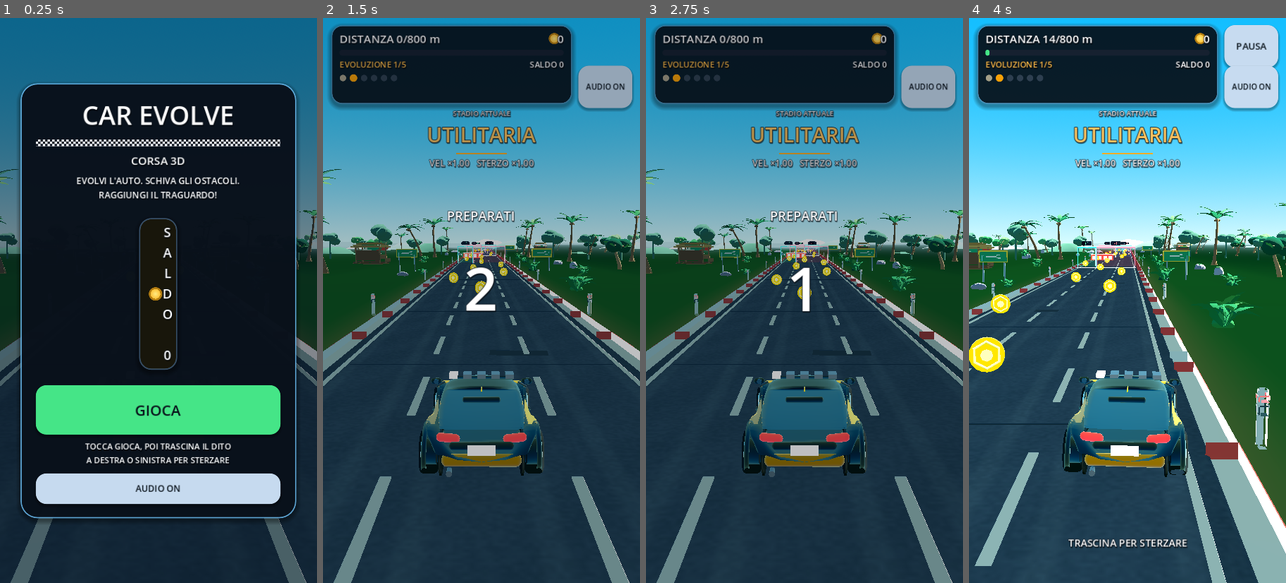
Above: before the commit, frames 1-4 (left to right).
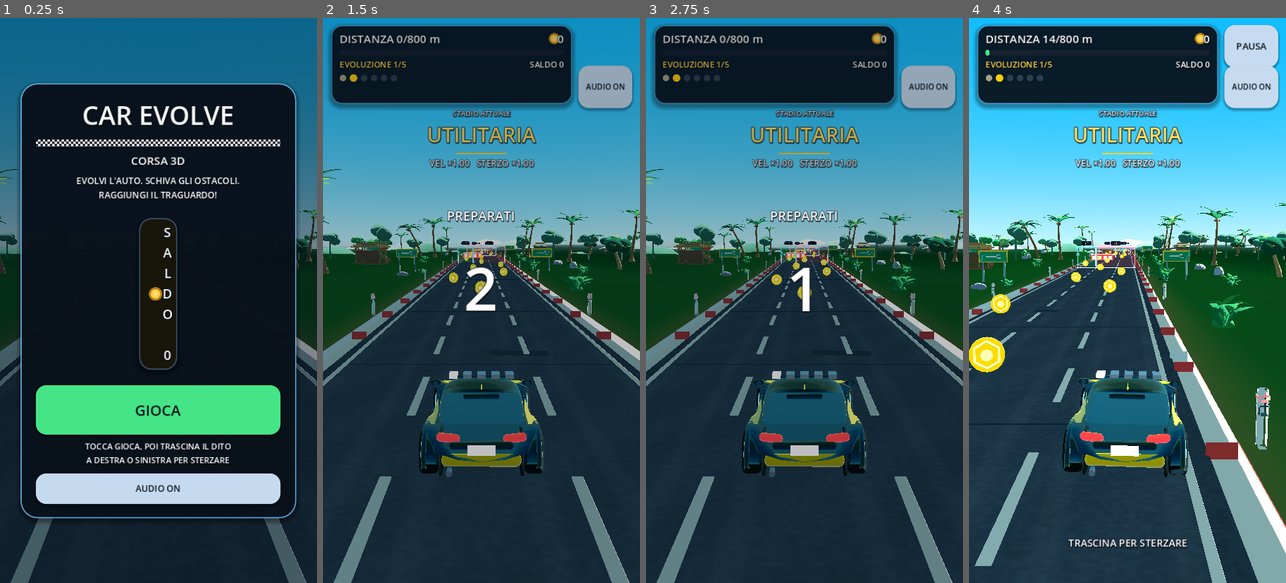
Above: after the commit, the same moments.

Repository: wraixxfn-create/GiocoMobile
Game: Godot game, scene res://scenes/Main.tscn
Two runs of this game, one before a commit and one after it. Both use one fixed random seed, a clock stepped at 60 frames per second and the inputs below.
Inputs (mouse positions are in pixels of both pictures, inside the frame that each line leads up to):
- Up to frame 1 (0.25 s): no input
- Up to frame 2 (1.5 s): click "GIOCA" at 0.5 s; click "AUDIO ON" at 1.25 s
- Up to frame 3 (2.75 s): tap Enter at 2 s; move the mouse to (874, 272) at 2.02 s; hold Right (ui_right) from 2.03 s (still down); tap 1 at 2.1 s; click (874, 272) at 2.17 s
- Up to frame 4 (4 s): release Right (ui_right) at 2.75 s; drag from (1064, 328) to (1111, 413) at 2.77 s; move the mouse to (1159, 176) at 3.52 s; hold Right (ui_right) from 3.53 s (still down); tap 3 at 3.6 s

The runs differ from the first frame. In frame 2, 1.1% of the frame differs, in the area x 8-100%, y 10-78%; in frame 3, 1.1%; in frame 4, 2.2%, in the area x 5-97%, y 7-80%.

Commit message:
art: vernice gialla piena, vetri scuri, ombra a split singolo, cielo e asfalto più neutri
Co-authored-by: arena-agent <297053741+arena-agent@users.noreply.github.com>

Diff:
--- a/scripts/core/GameConfig.gd
+++ b/scripts/core/GameConfig.gd
@@ -37,7 +37,7 @@
 ## Colore della carrozzeria per ogni livello (indice = livello).
 const EVOLUTION_COLORS: Array[Color] = [
 	Color(0.64, 0.62, 0.53),
-	Color(0.97, 0.63, 0.03),
+	Color(1.00, 0.80, 0.06),
 	Color(1.00, 0.47, 0.09),
 	Color(0.30, 0.87, 0.38),
 	Color(0.10, 0.72, 0.96),
--- a/scripts/core/MaterialFactory.gd
+++ b/scripts/core/MaterialFactory.gd
@@ -522,10 +522,10 @@
 			var color := base
 			# Bordo carreggiata più scuro (grasso e polvere).
 			var edge_weight := smoothstep(0.085, 0.0, minf(u, 1.0 - u))
-			color = color.lerp(edge, edge_weight * 0.55)
+			color = color.lerp(edge, edge_weight * 0.45)
 			for track in tracks:
 				var distance := absf(u - track)
-				color = color.lerp(wear, smoothstep(0.030, 0.010, distance) * 0.6)
+				color = color.lerp(wear, smoothstep(0.030, 0.010, distance) * 0.42)
 			# Grana fine e macchie larghe: due frequenze, deterministiche.
 			var grain := rng.randf_range(-0.022, 0.022)
 			var blotch := sin(u * 21.0 + float(y) * 0.09) * 0.008
--- a/scripts/player/CarModelBuilder.gd
+++ b/scripts/player/CarModelBuilder.gd
@@ -123,7 +123,7 @@
 			Vector2(0.32, 0.98), Vector2(0.55, 0.99), Vector2(0.80, 1.03),
 			Vector2(0.93, 0.98), Vector2(1.00, 0.82),
 		],
-		"glass_span": Vector2(0.25, 0.87),
+		"glass_span": Vector2(0.30, 0.80),
 		"roof_range": Vector2(0.24, 0.80),
 		"glass_top": [
 			Vector2(0.00, 0.68), Vector2(0.16, 0.93), Vector2(0.30, 0.99),
@@ -903,7 +903,7 @@
 		# Vetro scuro, non uno specchio azzurro: con riflesso pieno il lunotto
 		# posteriore diventava la superficie più grande e più chiara dell'auto.
 		"glass": MaterialFactory.stage_material(
-			profile.level, "glass", profile.glass_color, 0.30, 0.22
+			profile.level, "glass", profile.glass_color.darkened(0.30), 0.38, 0.10
 		),
 		"rim": MaterialFactory.stage_material(
 			profile.level, "rim", profile.rim_color, 0.20, 0.80
--- a/scripts/scenery/SceneryPalette.gd
+++ b/scripts/scenery/SceneryPalette.gd
@@ -20,17 +20,17 @@
 # ------------------------------------------------------------------ Cielo ---
 
 const SKY_TOP := Color(0.13, 0.53, 0.82)
-const SKY_HORIZON := Color(0.70, 0.87, 0.90)
-const SKY_GROUND := Color(0.40, 0.58, 0.48)
+const SKY_HORIZON := Color(0.62, 0.83, 0.88)
+const SKY_GROUND := Color(0.30, 0.46, 0.38)
 const SUN_COLOR := Color(1.0, 0.95, 0.84)
 const AMBIENT_COLOR := Color(0.78, 0.90, 1.0)
 const FOG_COLOR := Color(0.66, 0.82, 0.84)
 
 # ----------------------------------------------------------------- Strada ---
 
-const ROAD_BASE := Color(0.34, 0.38, 0.45)
-const ROAD_EDGE := Color(0.27, 0.31, 0.37)
-const ROAD_WEAR := Color(0.40, 0.44, 0.50)
+const ROAD_BASE := Color(0.35, 0.37, 0.42)
+const ROAD_EDGE := Color(0.28, 0.30, 0.34)
+const ROAD_WEAR := Color(0.41, 0.43, 0.47)
 const ROAD_PATCH := Color(0.28, 0.31, 0.37)
 const ROAD_JOINT := Color(0.23, 0.26, 0.31)
 const LANE_PAINT := Color(0.95, 0.94, 0.89)
--- a/scripts/scenery/TropicalTheme.gd
+++ b/scripts/scenery/TropicalTheme.gd
@@ -18,11 +18,11 @@
 const SUN_ROTATION_DEG := Vector3(-46.0, 26.0, 0.0)
 const SUN_ENERGY: float = 1.14
 const AMBIENT_ENERGY: float = 0.30
-const SHADOW_DISTANCE: float = 62.0
-const SHADOW_OPACITY: float = 0.80
-const SHADOW_BLUR: float = 1.5
-const FOG_BEGIN: float = 130.0
-const FOG_END: float = 430.0
+const SHADOW_DISTANCE: float = 58.0
+const SHADOW_OPACITY: float = 0.82
+const SHADOW_BLUR: float = 1.6
+const FOG_BEGIN: float = 150.0
+const FOG_END: float = 460.0
 
 
 ## Cielo procedurale: azzurro pieno in alto, orizzonte chiaro e caldo.
@@ -90,7 +90,7 @@
 	sun.light_energy = SUN_ENERGY
 	sun.light_specular = 0.55
 	sun.shadow_enabled = true
-	sun.directional_shadow_mode = DirectionalLight3D.SHADOW_PARALLEL_2_SPLITS
+	sun.directional_shadow_mode = DirectionalLight3D.SHADOW_ORTHOGONAL
 	sun.directional_shadow_max_distance = SHADOW_DISTANCE
 	sun.directional_shadow_fade_start = 0.86
 	sun.directional_shadow_split_1 = 0.28
